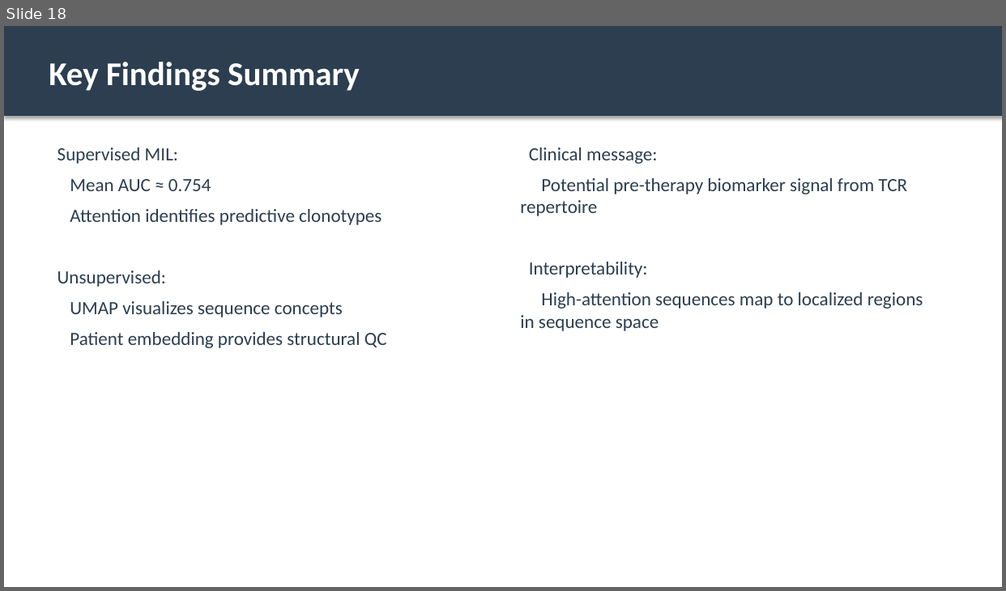
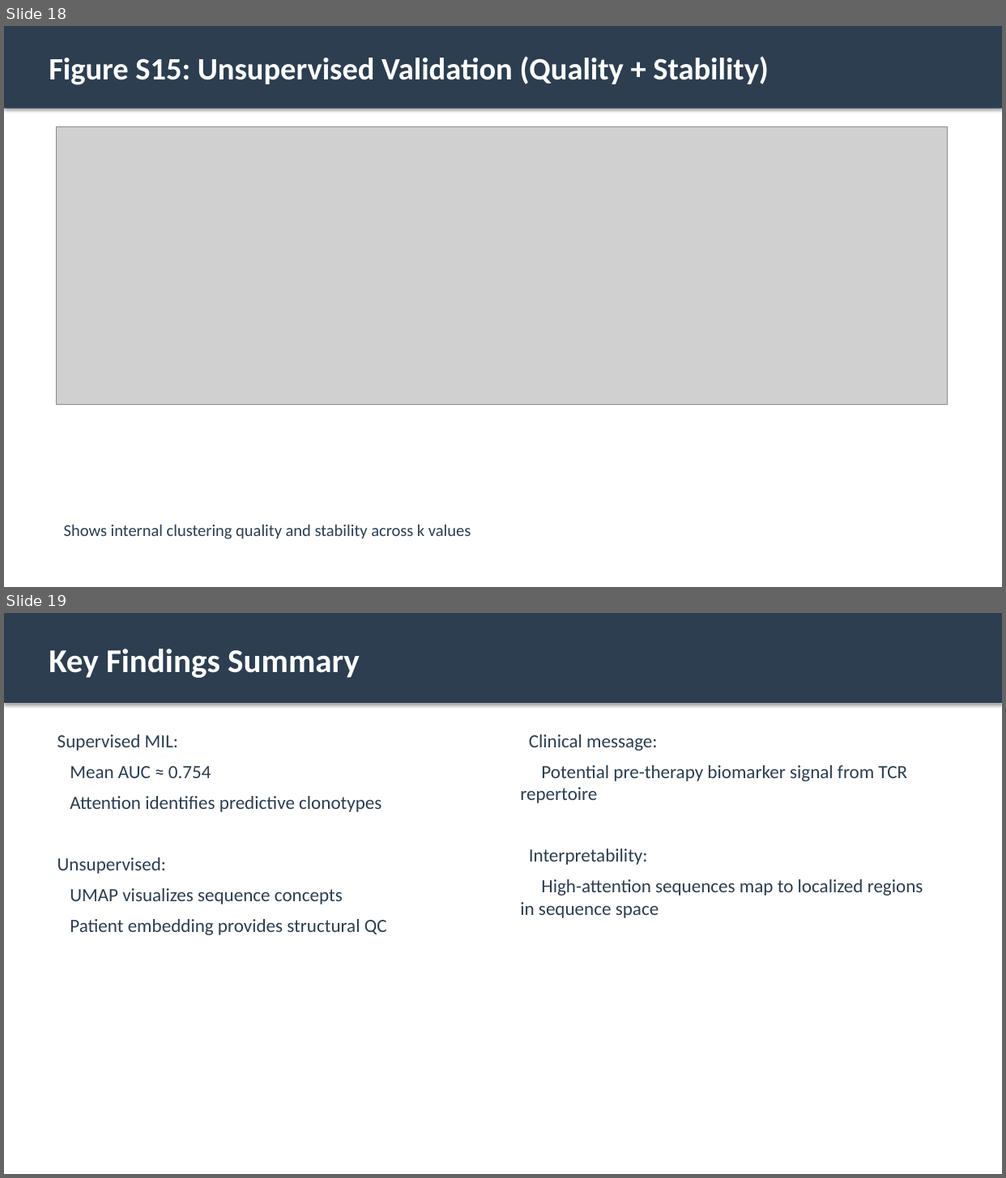
Before and after one commit to MateenahJAHAN/Final_Deliverable_DeepTCRResearch_Mateenah_Jahan_CSIR, a slide deck: results/DeepTCR_Results_Presentation.pptx. Shown one above the other, each under a label of ours: slide 18 before the commit, slides 18 and 19 after it. The pictures are 1006x591 and 1006x1178 pixels, drawn with LibreOffice and Linux fonts; fonts in the diff are those of the drawing; grey boxes stand for pictures. Boxes give left, top, right and bottom in pixels: in the first picture for what was removed or moved away, otherwise in the second. Text is boxed around its words. In the diff, an @@ line names an element or a change of style, - is before the commit and + after.

```diff
--- a/results/DeepTCR_Results_Presentation.pptx
+++ b/results/DeepTCR_Results_Presentation.pptx
@@ slide 18 added at bbox=[4, 26, 1002, 587], background #FFFFFF @@
@@ rectangle added at bbox=[4, 26, 1002, 109], fill #2C3E50 @@
@@ text added at bbox=[49, 56, 768, 85], 30 pt, text #FFFFFF, bold @@
+Figure S15: Unsupervised Validation (Quality + Stability)
@@ picture added at bbox=[57, 127, 948, 405] @@
@@ text added at bbox=[64, 524, 471, 540], 16 pt, text #2C3E50 @@
+Shows internal clustering quality and stability across k values
@@ what was slide 18 is now slide 19 @@
```
Also in this commit, not shown: 11 other files.
